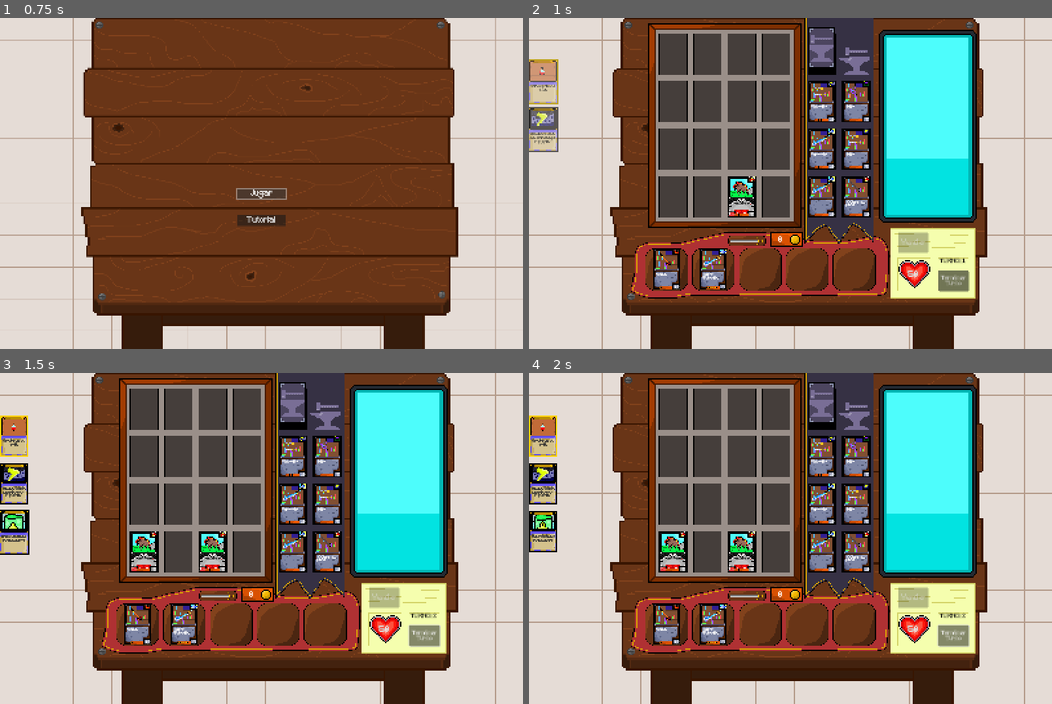
Above: before the commit, frames 1-4 (two rows, left to right).
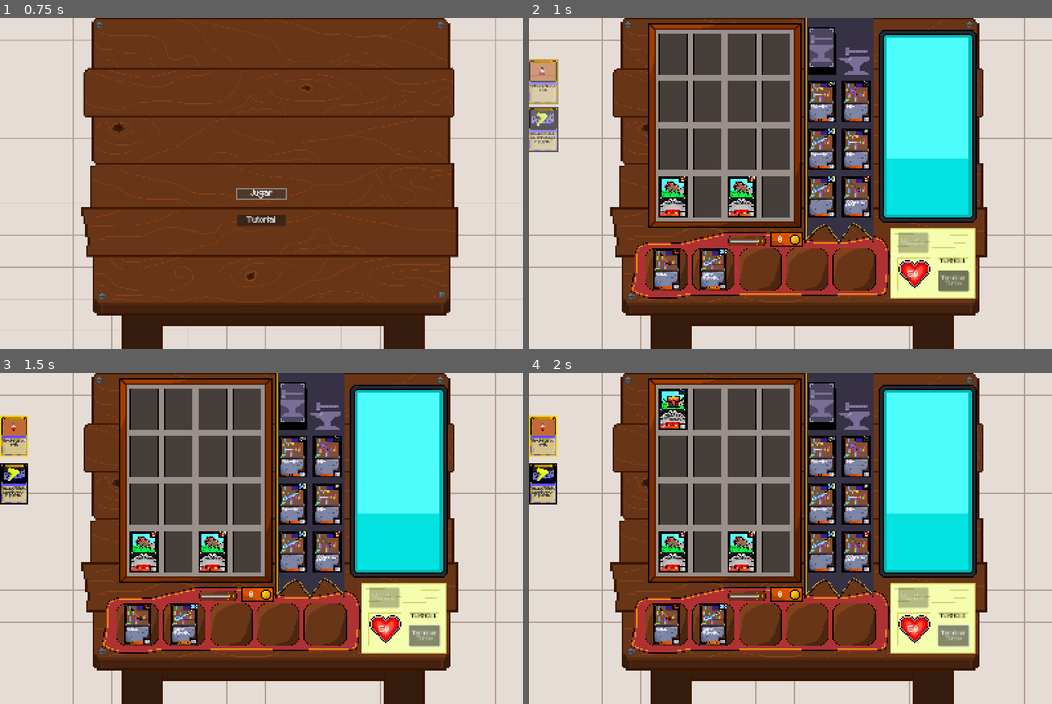
Above: after the commit, the same moments.

Repository: Lucas-Sanguinetti/jefe-desarrollo
Game: Godot game, scene res://Entidades/main.tscn
Same seed, same stepped clock (60 frames per second), same inputs: the game is played once before the commit and once after it.
Inputs:
- Up to frame 1 (0.75 s): click "Jugar" at 0.5 s
- Up to frame 2 (1 s): no input
- Up to frame 3 (1.5 s): click "Terminar Turno" at 1.25 s
- Up to frame 4 (2 s): no input

Frame 1 is identical in both runs. In frame 2, 0.6% of the frame differs, in the area x 25-31%, y 47-61%; in frame 3, 0.8%; in frame 4, 1.3%, in the area x 0-31%, y 4-55%.
Error after the commit: Invalid call. Nonexistent function 'is_hand_full' in base 'Node2D (Hand)'. (res://Entidades/Game.gd:71)

Commit message:
Refactor de turnos y manejos para habilidades y traits especiales

Diff:
--- a/Entidades/Armas/weapon_manager.gd
+++ b/Entidades/Armas/weapon_manager.gd
@@ -16,10 +16,7 @@
 signal armaTransferida
 
 func _ready():
-	# Buscar los grids en la escena
-
 	call_deferred("initialize_grids")
-
 
 func initialize_grids():
 	# Buscar WeaponGrid
@@ -46,7 +43,6 @@
 	weapon_grid.carta_Clickeada.connect(_on_carta_clikeada)
 	monster_grid.monster_died.connect(_on_monster_die)
 
-	#equip_initial_weapons()
 
 @warning_ignore("unused_parameter") #para proximas mejoras en el sistema
 func _on_monster_die(monster: Carta):
@@ -65,7 +61,6 @@
 
 # Mover un arma del WeaponGrid al PlayerWeaponGrid
 func transfer_weapon_to_player(from_x: int, from_y: int) -> bool:
-
 	if !verificar_transferencia(from_x, from_y):
 		return false
 
@@ -118,7 +113,7 @@
 	print("WeaponManager: Arma devuelta al almacén")  #Debug
 	return true
 
-# Debug para agregar arma
+
 func venderArma(carta:CartaArma):
 	if not weapon_grid or not player_grid:
 		return false
@@ -131,7 +126,6 @@
 		return false
 
 func verificar_transferencia(from_x: int, from_y: int) -> bool:
-	# Verificar si hay espacio
 	if player_grid.is_full():
 		print("WeaponManager: PlayerWeaponGrid está lleno") #Debug
 		return false
@@ -146,13 +140,7 @@
 
 	return validacion_final
 
-func reset_turn():
-	armasTransferidas = 0
-	monstruoMurio = false
-	pass
-
 func _on_carta_clikeada(carta:Carta):
-
 	var postion = carta.grid_pos
 	var success = transfer_weapon_to_player(postion.x, postion.y)
 
--- a/Entidades/Game.gd
+++ b/Entidades/Game.gd
@@ -26,6 +26,10 @@
 	turn_button.add_to_group("UI")
 	sell_button.add_to_group("UI")
 
+	# Conectar TurnManager
+	TurnManager.turn_started.connect(_on_turn_started)
+	TurnManager.turn_ended.connect(_on_turn_ended)
+
 	card_manager.armaSeleccionadaVenta.connect(_on_arma_seleccionada)
 	card_manager.armaDeseleccionada.connect(_on_arma_deseleccionada)
 
@@ -37,49 +41,50 @@
 	var initial_cards = spell_deck.draw_initial_hand()
 	for card in initial_cards:
 		hand.add_card(card)
+	TurnManager.start_new_turn()
 
-func _input(event):
-	# DEBUG: Presionar T para transferir arma del almacén al jugador
-	if event is InputEventKey and event.pressed and event.keycode == KEY_R:
-		if weapon_manager and weapon_manager.has_method("transfer_random_weapon_to_player"):
-			weapon_manager.transfer_random_weapon_to_player()
-
-
-func _on_turn_button_pressed():
-	current_turn += 1
-	turn_label.text = "TURNO: " + str(current_turn)
-	turn_button.pressPlay()
-
-	# Resetear habilidades de ataque de las armas EQUIPADAS
+func _on_turn_started(turn_number: int):
+	print("Game: ===== TURNO %d =====" % turn_number)
+	turn_label.text = "TURNO: " + str(turn_number)
+	_spawn_cards()
 	reset_player_weapons()
-
-	# Manejo de reseteo de armas y Monster Traits
-	weapon_manager.reset_turn()
 	reset_monster_traits()
 
-	# Agregar hechizo tras finalizar turno
-	if not hand.is_full():
+func _on_turn_ended(turn_number: int):
+	print("Game: Turno %d finalizado" % turn_number)
+	await get_tree().create_timer(0.5).timeout
+	TurnManager.start_new_turn()
+
+func _spawn_cards():
+	# Invocar monstruo
+	monster_spawner.draw()
+
+	# Invocar arma en WeaponGrid
+	if WeaponDeck.size() > 0:
+		var weapon = WeaponDeck.draw()
+		if weapon:
+			var weapon_grid = weapon_manager.weapon_grid
+			if weapon_grid and not weapon_grid.get_empty_slots().is_empty():
+				weapon_grid.invoke_random_piece(weapon)
+
+	# Robar hechizo
+	if not hand.is_hand_full():
 		var new_card = spell_deck.draw_turn_card()
 		if new_card:
 			hand.add_card(new_card)
 
+func _on_turn_button_pressed():
+	TurnManager.end_turn()
+	turn_button.pressPlay()
+
+# ============================================
+# RESETEOS
+# ============================================
 func reset_player_weapons():
 	player_weapon_spawner.reset_weapons_for_new_turn()
 
 func block_player_weapons():
 	player_weapon_spawner.block_weapons()
-
-func _on_vida_cambiada(nueva_vida: int):
-	if nueva_vida <= 0:
-		block_player_weapons()
-		print("Game Over - Sin vida, armas bloqueadas")
-		$CanvasLayer2/GameOver.show()
-		await get_tree().create_timer(2.0).timeout
-		LifeManager.reset()
-		MoneyManager.reset()
-		MonsterDeck.reset()
-		WeaponDeck.reset()
-		get_tree().change_scene_to_file("res://Entidades/Main.tscn")
 
 func reset_monster_traits():
 	var monster_grid = monster_spawner.get_node("MonsterGrid")
@@ -90,12 +95,29 @@
 	for monster in all_monsters:
 		if monster.has_method("reset_traits_for_new_turn"):
 			monster.reset_traits_for_new_turn()
-
-
+#Vida
+func _on_vida_cambiada(nueva_vida: int):
+	if nueva_vida <= 0:
+		block_player_weapons()
+		$CanvasLayer2/GameOver.show()
+		await get_tree().create_timer(2.0).timeout
+		_reset_game()
+#Resear Juego
+func _reset_game():
+	LifeManager.reset()
+	MoneyManager.reset()
+	MonsterDeck.reset()
+	WeaponDeck.reset()
+	TurnManager.reset()
+	get_tree().change_scene_to_file("res://Entidades/Main.tscn")
+#Hechizos
 func _on_spell_cast(hechizo: SpellCardData, target):
 	spell_effects.apply_spell_effect(hechizo,target)
 	spell_deck.discard_card(hechizo)
 
+# ============================================
+# Venta de armas
+# ============================================
 func _on_arma_seleccionada(carta:CartaArma):
 	sell_button.set_disabled(false)
 	cartaSeleccionada = carta
--- a/Entidades/Monstruos/monster_spawner.gd
+++ b/Entidades/Monstruos/monster_spawner.gd
@@ -8,19 +8,19 @@
 var cards_per_turn: int = 1  # Cantidad de cartas por turno
 
 
-func _ready():
-	turn_loader()
-	turn_button.pressed.connect(_on_turn_button_pressed)
+func draw():
+	var r = sin_monstruos()
+	place_monster(r)
 
-func _on_turn_button_pressed():
-	if MonsterDeck.size() > 0:
-		turn_loader()
-	pass
+func sin_monstruos() -> int:
+	var cant_monsters = grid_monstruos.get_all_monsters().size()
+	if cant_monsters < 1:
+		return 2
+	return 1
 
-func turn_loader():
-	for i in cards_per_turn:
-		place_monster()
-
-func place_monster():
-	var monster:MonsterCardData = deck_drawer.draw()
-	grid_monstruos.invoke_random_piece(monster)
+func place_monster(repeticiones:int):
+	var monster:MonsterCardData
+	for i in repeticiones:
+		monster = deck_drawer.draw()
+		if monster:
+			grid_monstruos.invoke_random_piece(monster)
--- a/Entidades/deck_drawer.gd
+++ b/Entidades/deck_drawer.gd
@@ -7,4 +7,13 @@
 
 
 func draw():
-	return MonsterDeck.draw1()
+	var turno = TurnManager.get_current_turn()
+	match turno:
+		_ when turno < 10:
+			return MonsterDeck.draw1()
+		_ when turno < 19:
+			return MonsterDeck.draw2()
+		_ when turno == 20:
+			return MonsterDeck.draw3()
+		_ when turno > 20:
+			return
--- a/project.godot
+++ b/project.godot
@@ -20,6 +20,7 @@
 WeaponDeck="*res://singleton/weapon_deck.tscn"
 MonsterDeck="*res://singleton/monster_deck.tscn"
 MoneyManager="*res://singleton/money_manager.gd"
+TurnManager="*res://singleton/turn_manager.gd"
 
 [display]
 
--- /dev/null
+++ b/singleton/turn_manager.gd
@@ -0,0 +1,96 @@
+extends Node
+
+# SEÑALES
+signal turn_started(turn_number: int)
+signal turn_ended(turn_number: int)
+
+# Restricciones activadas/desactivadas
+signal restriction_changed(restriction_name: String, active: bool)
+
+# ESTADO ACTUAL
+var current_turn: int = 0
+
+# RESTRICCIONES GLOBALES
+var can_buy_weapons: bool = true    # Fundidor: bloquea compras
+var can_heal: bool = true           # Antivida: bloquea curación
+var forced_target: CartaMonstruo = null  # Protector: solo él puede ser atacado
+
+# ============================================
+# INICIALIZACIÓN
+# ============================================
+func _ready():
+	print("TurnManager: Sistema inicializado")
+
+# ============================================
+# GESTIÓN DE TURNOS
+# ============================================
+func start_new_turn():
+	current_turn += 1
+	emit_signal("turn_started", current_turn)
+	print("TurnManager: ===== TURNO %d INICIADO =====" % current_turn)
+
+func end_turn():
+	emit_signal("turn_ended", current_turn)
+	print("TurnManager: ===== TURNO %d FINALIZADO =====" % current_turn)
+
+func get_current_turn() -> int:
+	return current_turn
+
+# ============================================
+# RESTRICCIONES
+# ============================================
+# 1. FUNDIDOR: ¿Se pueden comprar armas?
+func can_buy_weapon() -> bool:
+	if not can_buy_weapons:
+		print("TurnManager: ⚠️ Compra bloqueada por Fundidor")
+	return can_buy_weapons
+
+# 2. ANTIVIDA: ¿Se puede curar?
+func can_player_heal() -> bool:
+	if not can_heal:
+		print("TurnManager: ⚠️ Curación bloqueada por Antivida")
+	return can_heal
+
+# 3. PROTECTOR: ¿Este monstruo puede ser atacado?
+func can_attack_monster(target: CartaMonstruo) -> bool:
+	# Si hay un Protector activo, solo él puede ser atacado
+	if forced_target and target != forced_target:
+		print("TurnManager: ⚠️ Solo puedes atacar al Protector")
+		return false
+	return true
+
+# ============================================
+# ACTIVAR/DESACTIVAR RESTRICCIONES
+# Los traits llaman estas funciones
+# ============================================
+# FUNDIDOR activa esto cuando entra a la mesa
+func block_weapon_purchases(blocked: bool):
+	can_buy_weapons = not blocked
+	emit_signal("restriction_changed", "buy_weapons", can_buy_weapons)
+	print("TurnManager: Compra de armas %s" % ("BLOQUEADA" if blocked else "DESBLOQUEADA"))
+# ANTIVIDA activa esto cuando entra a la mesa
+func block_healing(blocked: bool):
+	can_heal = not blocked
+	emit_signal("restriction_changed", "heal", can_heal)
+	print("TurnManager: Curación %s" % ("BLOQUEADA" if blocked else "DESBLOQUEADA"))
+# PROTECTOR activa esto cuando entra a la mesa
+func set_forced_target(target: CartaMonstruo):
+	forced_target = target
+	if target:
+		print("TurnManager: Solo se puede atacar a %s (Protector)" % target.name)
+	else:
+		print("TurnManager: Protector eliminado, ataques libres")
+
+func clear_forced_target():
+	forced_target = null
+
+func has_forced_target() -> bool:
+	return forced_target != null
+
+# RESET (al reiniciar partida)
+func reset():
+	current_turn = 0
+	can_buy_weapons = true
+	can_heal = true
+	forced_target = null
+	print("TurnManager: Sistema reseteado")
Not shown, added: singleton/turn_manager.gd.uid
